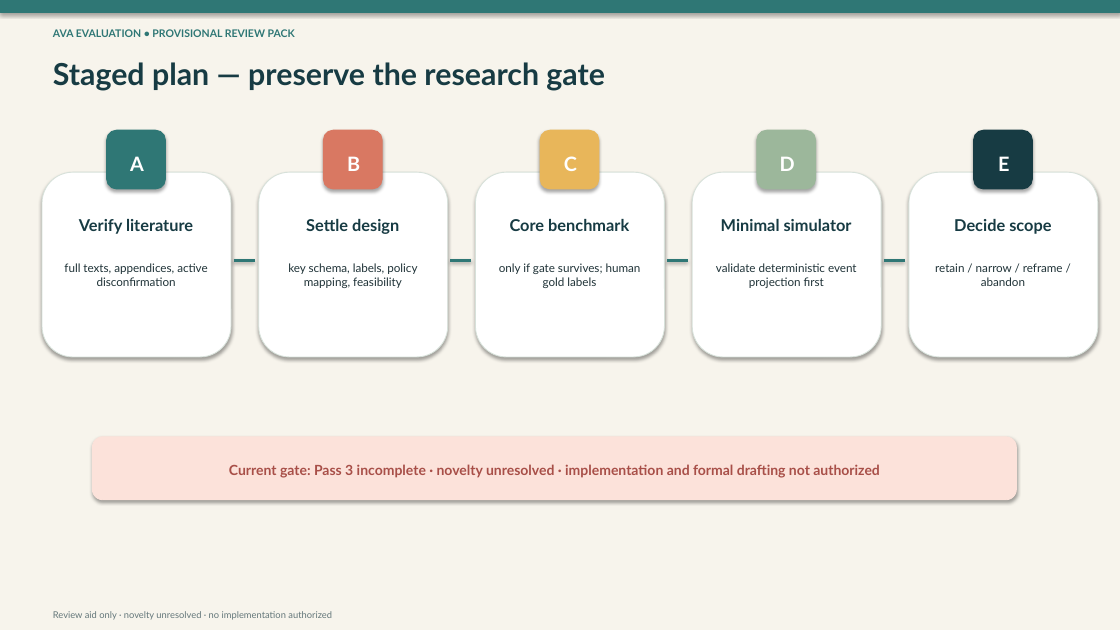
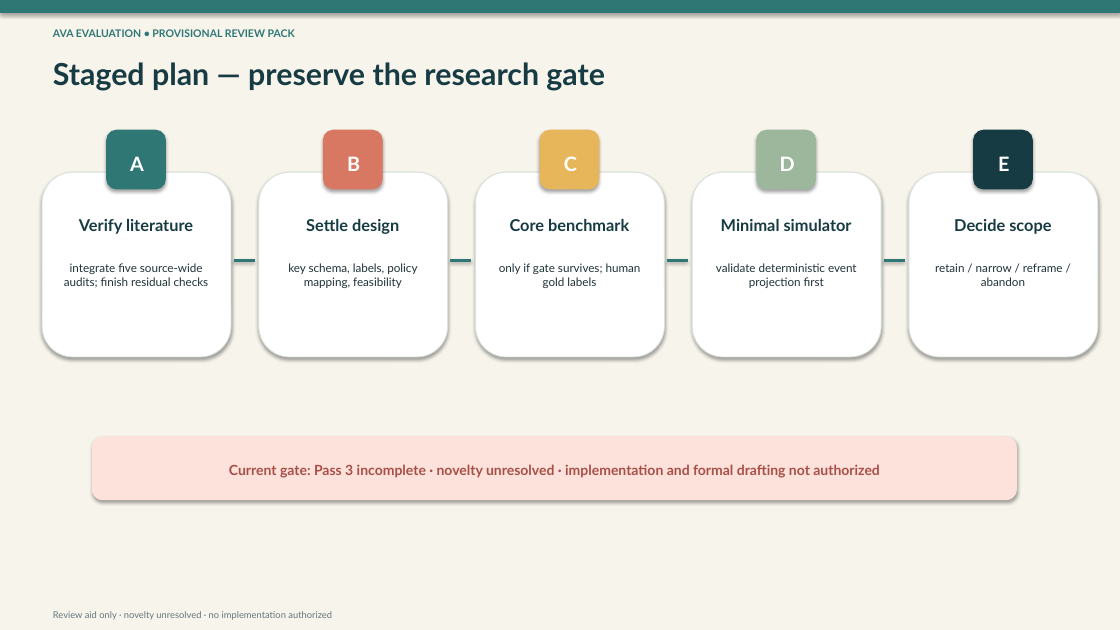
Before and after one commit to selvin-paul-raj/M.E-Thesis, a slide deck: slide 15 of docs/review-pack/AVA_Evaluation_Review_Slides.pptx. Drawn at 1120x630 pixels with LibreOffice and Linux fonts; fonts in the diff are those of the drawing. Boxes give left, top, right and bottom in pixels: in the first picture for what was removed or moved away, otherwise in the second. Text is boxed around its words. In the diff, an @@ line names an element or a change of style, - is before the commit and + after.

Commit message:
docs: record five-source AVA literature audit

```diff
--- a/docs/review-pack/AVA_Evaluation_Review_Slides.pptx
+++ b/docs/review-pack/AVA_Evaluation_Review_Slides.pptx
@@ text at (x1=64, y1=263, x2=209, y2=288): text changed @@
-full texts, appendices, active disconfirmation
+integrate five source-wide audits; finish residual checks
```
Also in this commit, not shown: 6 other slides changed, 4 other files.
